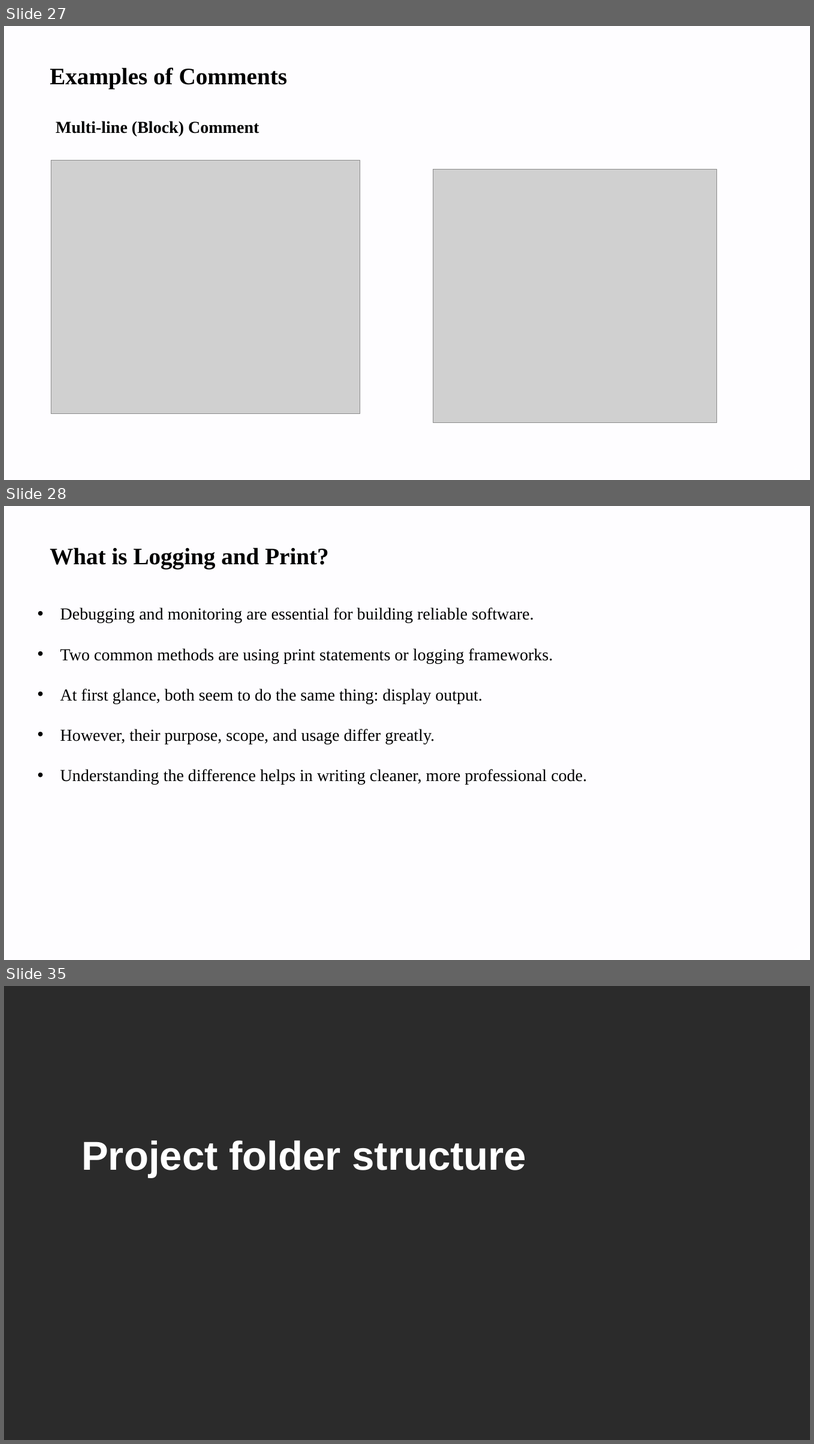
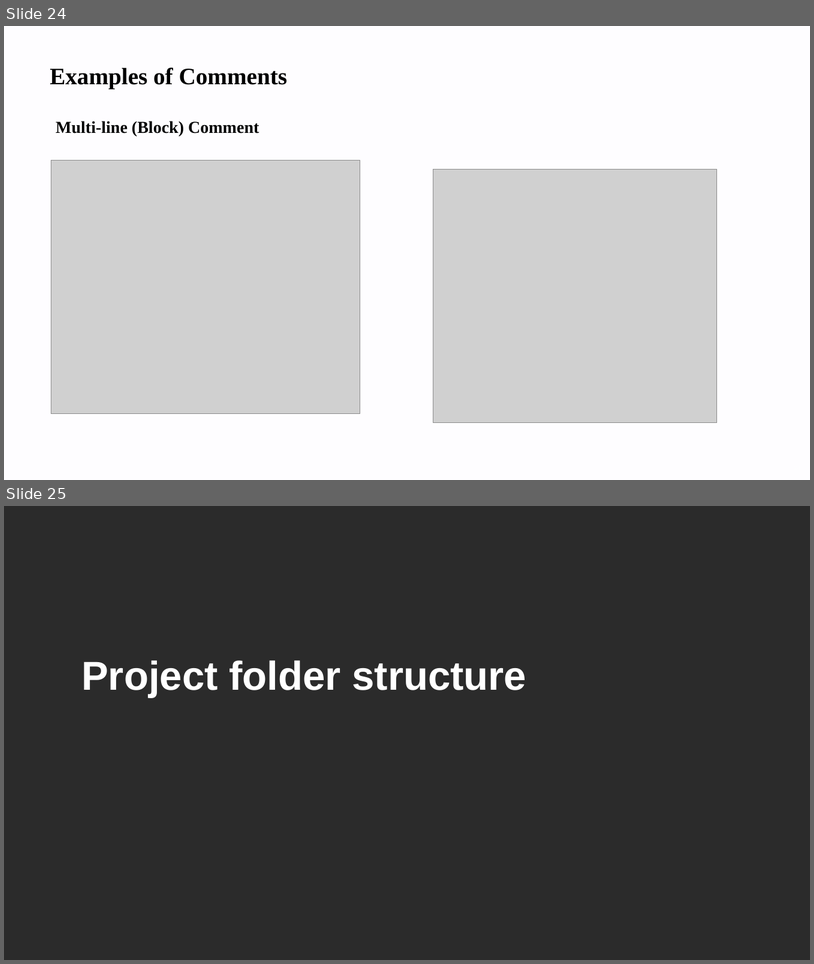
Before and after one commit to renujindal89/software-module1-2, a slide deck: software module 1,2.pptx. Shown one above the other, each under a label of ours: slides 27, 28 and 35 before the commit, slides 24 and 25 after it; the slides between them are not shown. The pictures are 814x1444 and 814x964 pixels, drawn with LibreOffice and Linux fonts; fonts in the diff are those of the drawing; grey boxes stand for pictures; background and template pictures are left out; a plain dark background stands for a picture behind light text. Boxes give left, top, right and bottom in pixels: in the first picture for what was removed or moved away, otherwise in the second. Text is boxed around its words. In the diff, an @@ line names an element or a change of style, - is before the commit and + after.

```diff
--- a/software module 1,2.pptx
+++ b/software module 1,2.pptx
@@ slide 28 removed at [4,506,810,960], background #FEFDFF; not listed: 1 template element that a slide beside it also shows @@
@@ text removed at [50,547,329,568] @@
-What is Logging and Print?
@@ text removed at [60,607,587,784] @@
-• Debugging and monitoring are essential for building reliable software.
-• Two common methods are using print statements or logging frameworks.
-• At first glance, both seem to do the same thing: display output.
-• However, their purpose, scope, and usage differ greatly.
-• Understanding the difference helps in writing cleaner, more professional code.
@@ what was slide 27 is now slide 24 @@
@@ what was slide 35 is now slide 25 @@
```
Also in this commit, not shown: 7 slides changed, 11 other slides removed.
